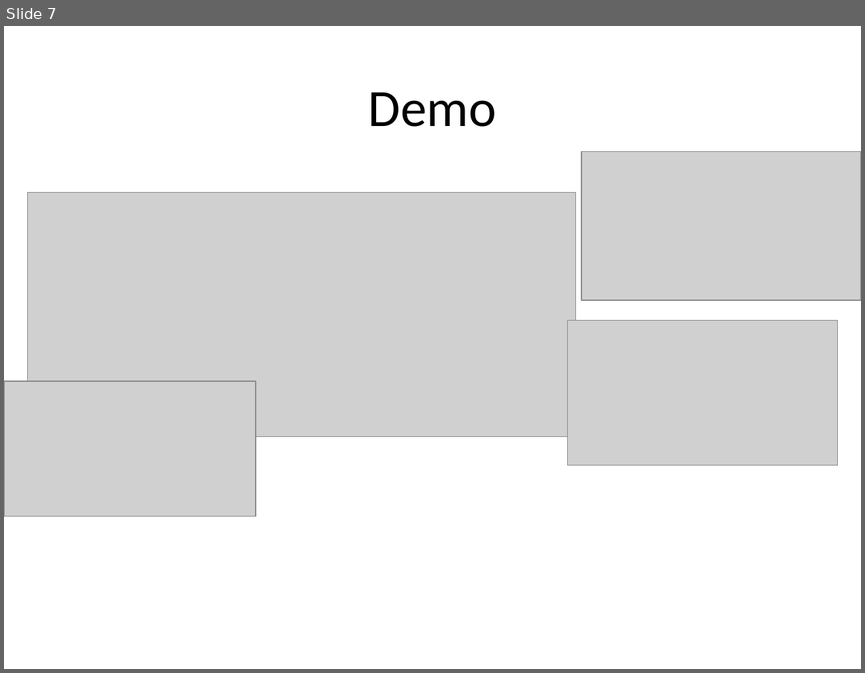
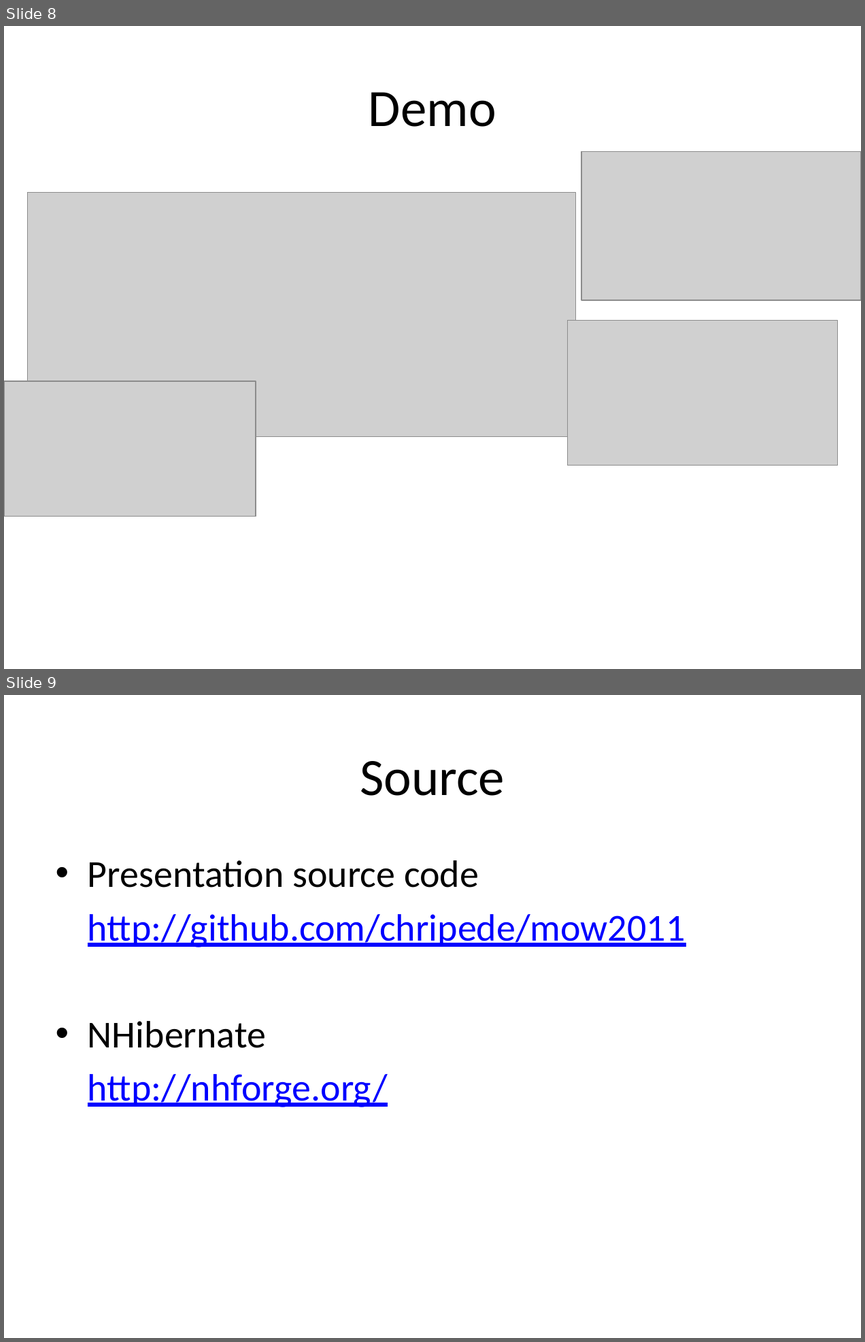
Before and after one commit to chripede/mow2011, a slide deck: Getting started with NHibernate.pptx. Shown one above the other, each under a label of ours: slide 7 before the commit, slides 8 and 9 after it. The pictures are 865x673 and 865x1342 pixels, drawn with LibreOffice and Linux fonts; fonts in the diff are those of the drawing; grey boxes stand for pictures. Boxes give left, top, right and bottom in pixels: in the first picture for what was removed or moved away, otherwise in the second. Text is boxed around its words. In the diff, an @@ line names an element or a change of style, - is before the commit and + after.

```diff
--- a/Getting started with NHibernate.pptx
+++ b/Getting started with NHibernate.pptx
@@ slide 9 added at box(4, 695, 861, 1338), background #FFFFFF @@
@@ title added at box(360, 761, 504, 796), 44 pt, text #000000 @@
+Source
@@ text added at box(88, 860, 685, 1107), 32 pt, text #0000FF, underline @@
+• Presentation source code
+http://github.com/chripede/mow2011
+• NHibernate
+http://nhforge.org/
@@ what was slide 7 is now slide 8 @@
```
Also in this commit, not shown: 2 slides changed, 1 other slide added.
